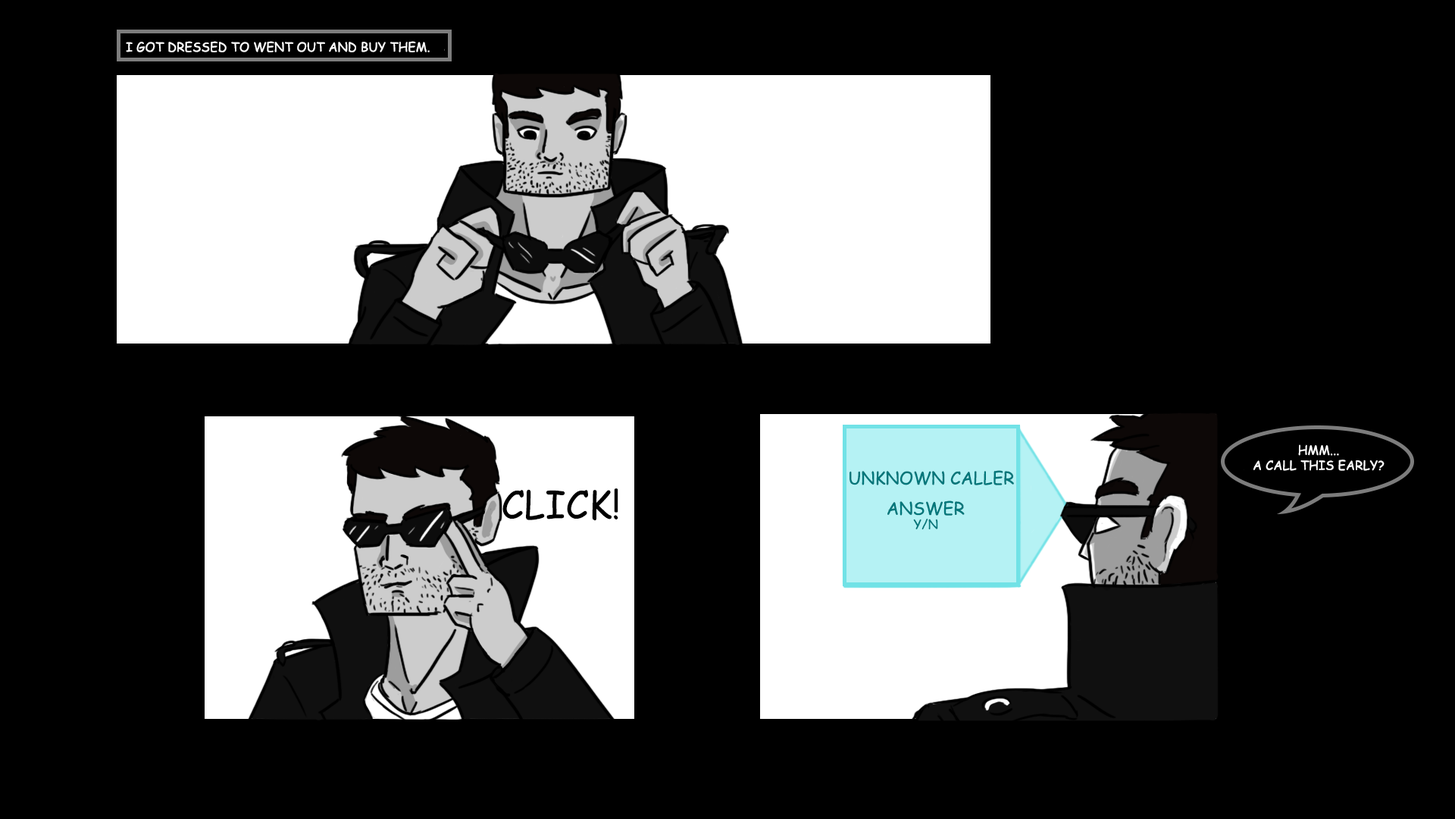
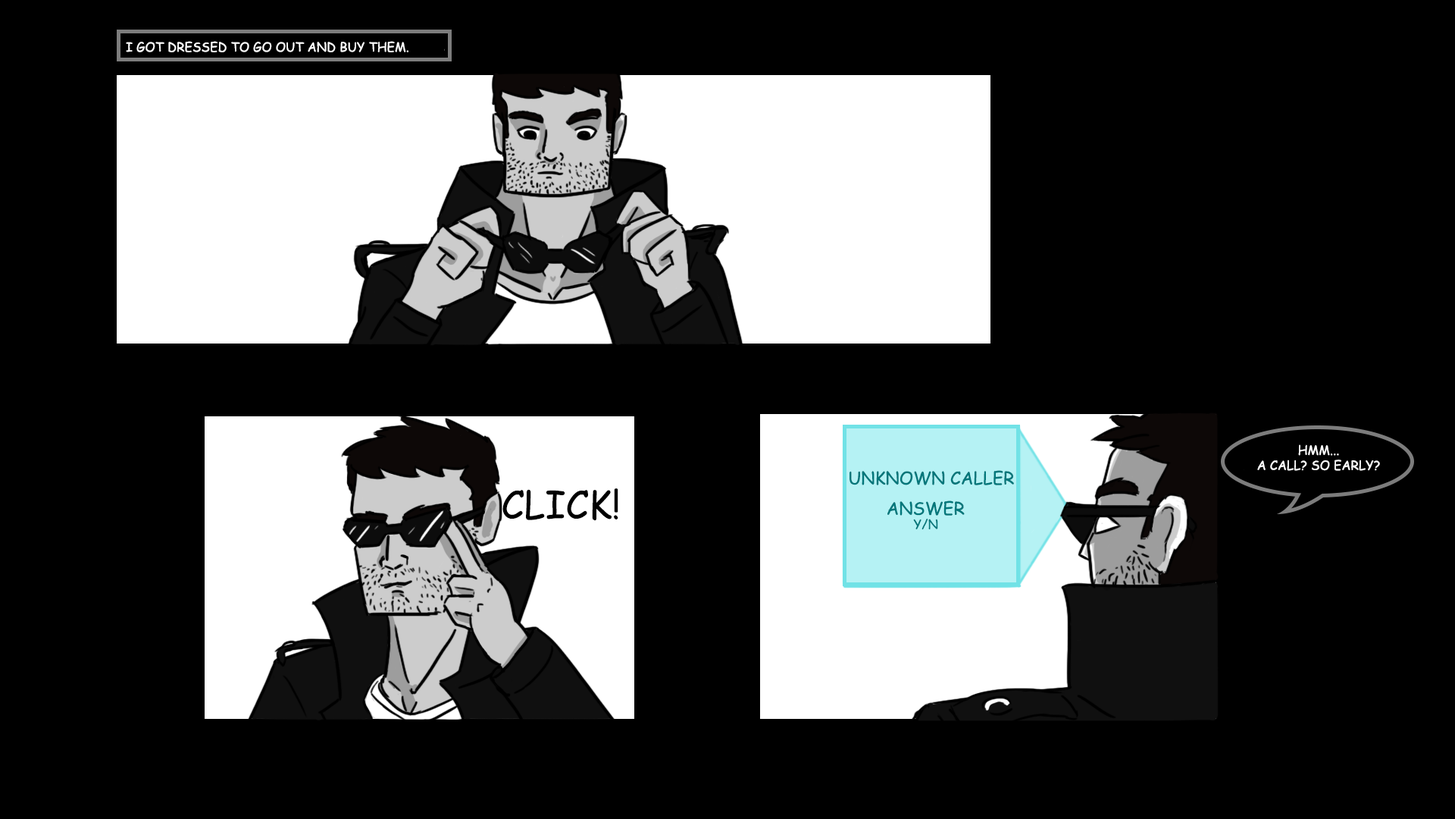
Comparing the layer stacks of the two 1455 x 819 images. Changes:
renamed "HMM... A CALL THIS EARLY?" to "HMM... A CALL? SO EARLY?", painted on it over left=1253, top=459, right=1385, bottom=471
renamed "I GOT DRESSED TO WENT OUT AND BUY THEM." to "I GOT DRESSED TO GO OUT AND BUY THEM.", painted on it over left=232, top=40, right=430, bottom=53
